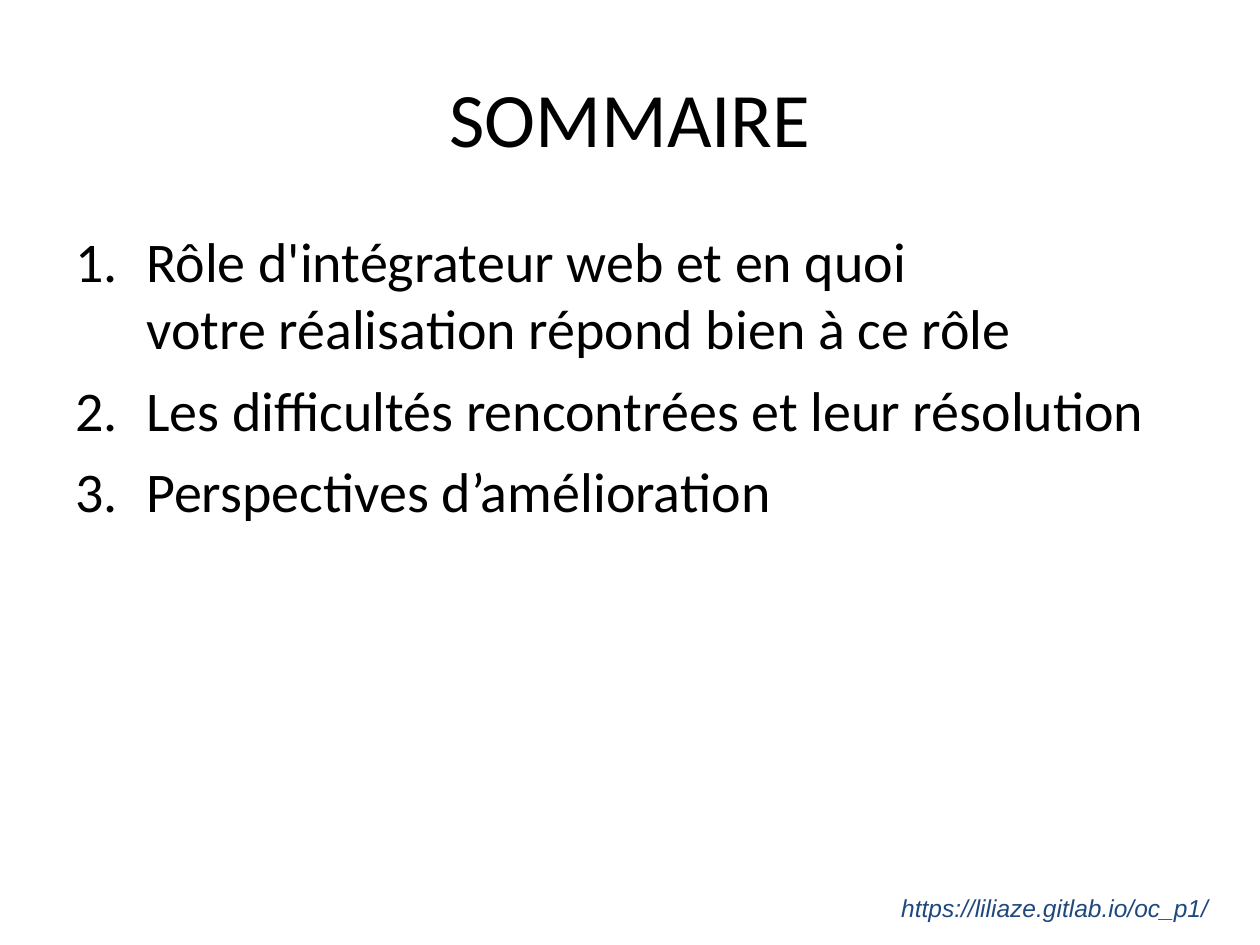
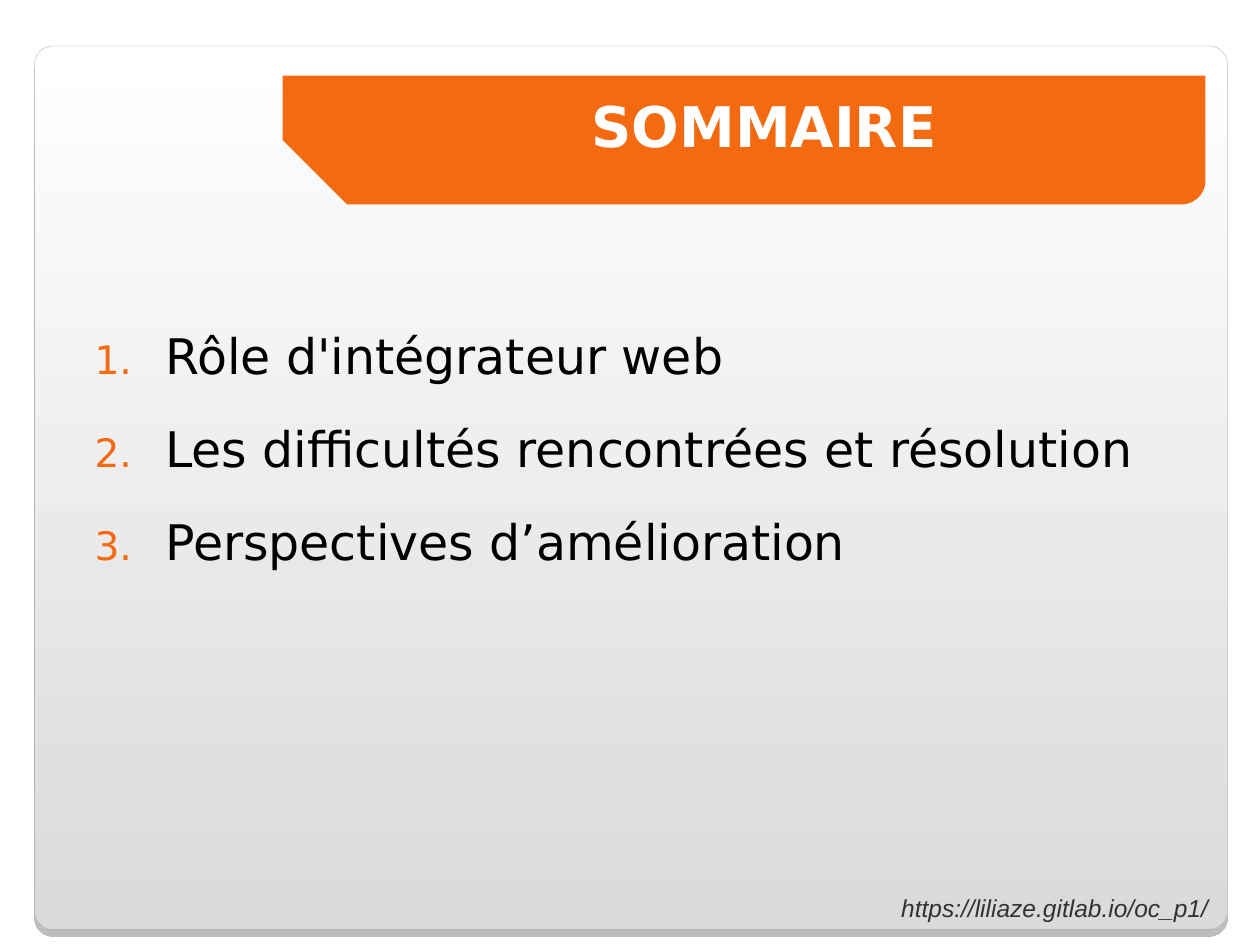
Before and after one commit to Liliaze/Recreer_une_maquette_OC_DWJ_P1, a slide deck: slide 2 of pres_soutenance.ppt. Drawn at 1260x945 pixels with LibreOffice and Linux fonts; fonts in the diff are those of the drawing; background and template pictures are left out. Boxes give left, top, right and bottom in pixels: in the first picture for what was removed or moved away, otherwise in the second. Text is boxed around its words. In the diff, an @@ line names an element or a change of style, - is before the commit and + after.

```diff
--- a/pres_soutenance.ppt
+++ b/pres_soutenance.ppt
@@ rounded rectangle added at [34,45,1227,929], fill gradient #FFFFFF to #DADADA, outline #A4A3A3 0.17 pt @@
@@ freeform shape added at [282,76,1205,204], fill #F36A10 @@
@@ title "SOMMAIRE": place and size @@
-title "SOMMAIRE" at [449,97,810,148]
+title "SOMMAIRE" at [591,105,936,148]
@@ title "SOMMAIRE" at [591,105,936,148]: size 44 to 32 pt, font Calibri to DejaVu Sans, text colour #000000 to #FFFFFF, bold on; vertical alignment middle to bottom @@
@@ text "Rôle d'intégrateur web": place and size @@
-text "Rôle d'intégrateur web" at [146,243,1143,521]
+text "Rôle d'intégrateur web" at [165,334,1132,571]
@@ text at [165,334,1132,468]: text changed; size 32 to 28 pt; font Calibri to DejaVu Sans @@
-1. Rôle d'intégrateur web et en quoi votre réalisation répond bien à ce rôle
-2. Les difficultés rencontrées et leur résolution
+1. Rôle d'intégrateur web
+2. Les difficultés rencontrées et résolution
@@ text at [165,520,845,571]: size 32 to 28 pt, font Calibri to DejaVu Sans in "Perspectives d’amélioration"; line spacing 1 to 1.5; less space between paragraphs; bullet colour #000000 to #F36A10 @@
@@ text "https://liliaze.gitlab.io/oc_p1/" at [901,899,1208,922]: text colour #1F497D to #323232 @@
```
Also in this commit, not shown: 4 other slides changed, 10 slides added, 4 slides removed, 3 other files.
